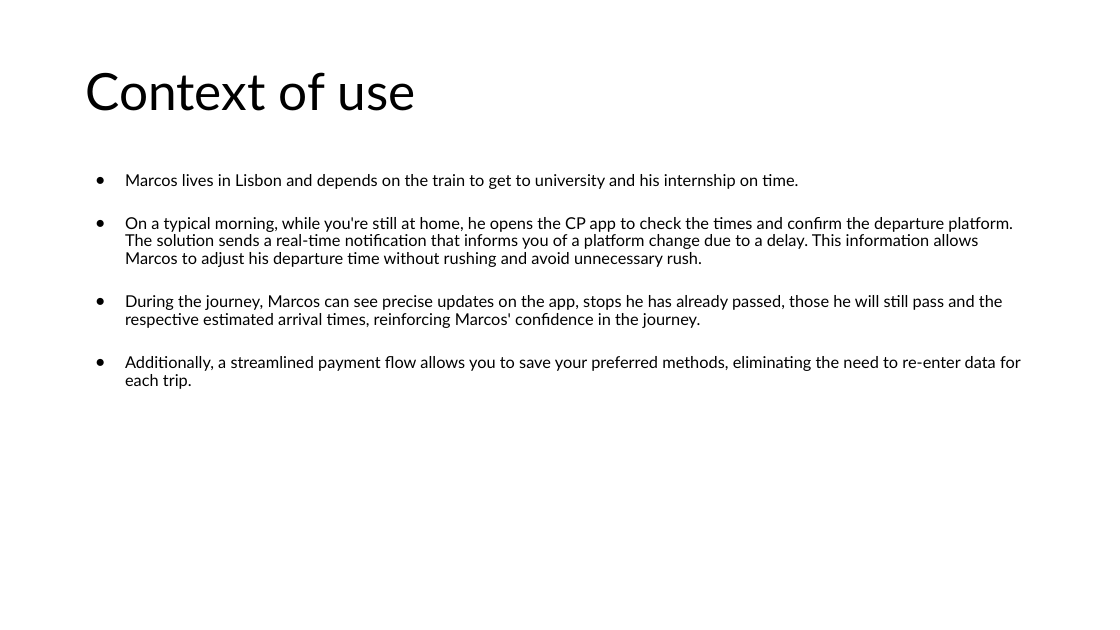
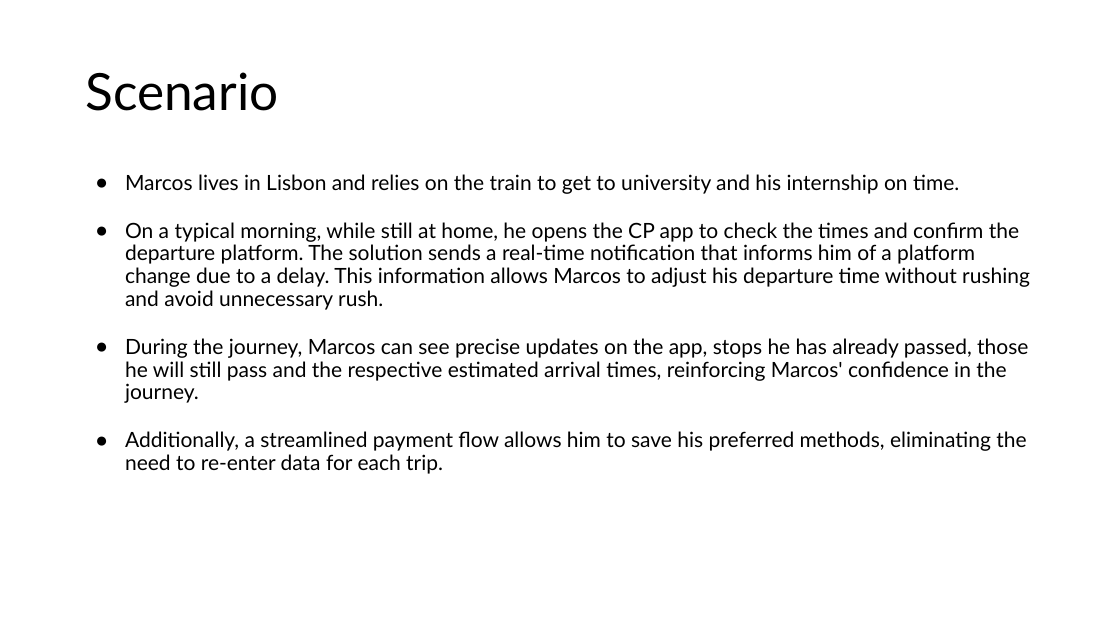
Before and after one commit to JoaoBastos023/HCI-CP-Logbook, a slide deck: slide 13 of presentation_1/Presentation1.pptx. Drawn at 1120x630 pixels with LibreOffice and Linux fonts; fonts in the diff are those of the drawing. Boxes give left, top, right and bottom in pixels: in the first picture for what was removed or moved away, otherwise in the second. Text is boxed around its words. In the diff, an @@ line names an element or a change of style, - is before the commit and + after.

```diff
--- a/presentation_1/Presentation1.pptx
+++ b/presentation_1/Presentation1.pptx
@@ title at bbox=[85, 72, 278, 111]: text changed @@
-Context of use
+Scenario
@@ text at bbox=[125, 174, 1030, 310]: text changed; size 14 to 18 pt @@
-● Marcos lives in Lisbon and depends on the train to get to university and his internship on time.
-● On a typical morning, while you're still at home, he opens the CP app to check the times and confirm the departure platform. The solution sends a real-time notification that informs you of a platform change due to a delay. This information allows Marcos to adjust his departure time without rushing and avoid unnecessary rush.
+● Marcos lives in Lisbon and relies on the train to get to university and his internship on time.
+● On a typical morning, while still at home, he opens the CP app to check the times and confirm the departure platform. The solution sends a real-time notification that informs him of a platform change due to a delay. This information allows Marcos to adjust his departure time without rushing and avoid unnecessary rush.
@@ text at bbox=[125, 338, 1028, 403]: size 14 to 18 pt in "During the journey, Marcos can see precise ..." @@
@@ text at bbox=[125, 431, 1026, 474]: text changed; size 14 to 18 pt @@
-● Additionally, a streamlined payment flow allows you to save your preferred methods, eliminating the need to re-enter data for each trip.
+● Additionally, a streamlined payment flow allows him to save his preferred methods, eliminating the need to re-enter data for each trip.
```
Also in this commit, not shown: 6 other slides changed, 1 slide removed.
